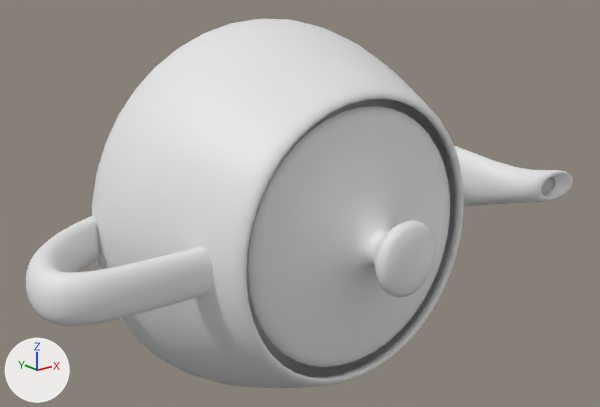
The OBJ model RayTracerTest/models/teapot.obj, before and after one commit.
One viewpoint serves both versions: a 50 mm camera at (-25.9, -39.9, 13.7) aimed at (0.4, -7.1, 0.6). Arrows for +X, +Y and +Z are at lower left; the lights stay in place. Where no turn or scale is listed for an object, it has been applied to the vertices.

The first picture shows 'teapot'.
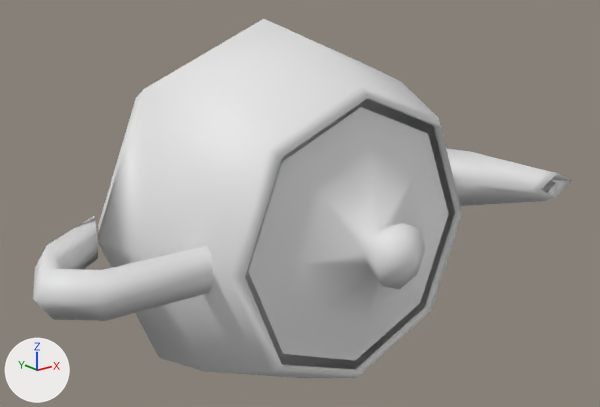
Changed parts and their boxes [x1, y1, x2, y2] in the pictures (600 x 407 px):
'teapot', reshaped
    before: [26, 19, 572, 388]
    after: [33, 19, 572, 378]
part 1 of me_teapot, cut back
    before: [26, 19, 572, 388]
    after: [234, 88, 462, 378]

The edits, one by one:
me_teapot is used by ob_teapot; location (0.0, 0.0, 0.0).
me_teapot had 3241 vertices, 3200 faces and spanned x -15.0..17.2, y -15.8..0.0, z -10.0..10.0.
me_teapot now has 137 vertices, 128 faces and spans x -15.0..17.1, y -15.8..0.0, z -10.0..10.0.
me_teapot part 1: 4 vertices moved within x -7.0..7.0, y -12.5, z -7.0..7.0; 3104 vertices removed from x -15.0..17.2, y -15.7..0.0, z -10.0..10.0.
me_teapot part 2: the surface is now shaded smooth.
